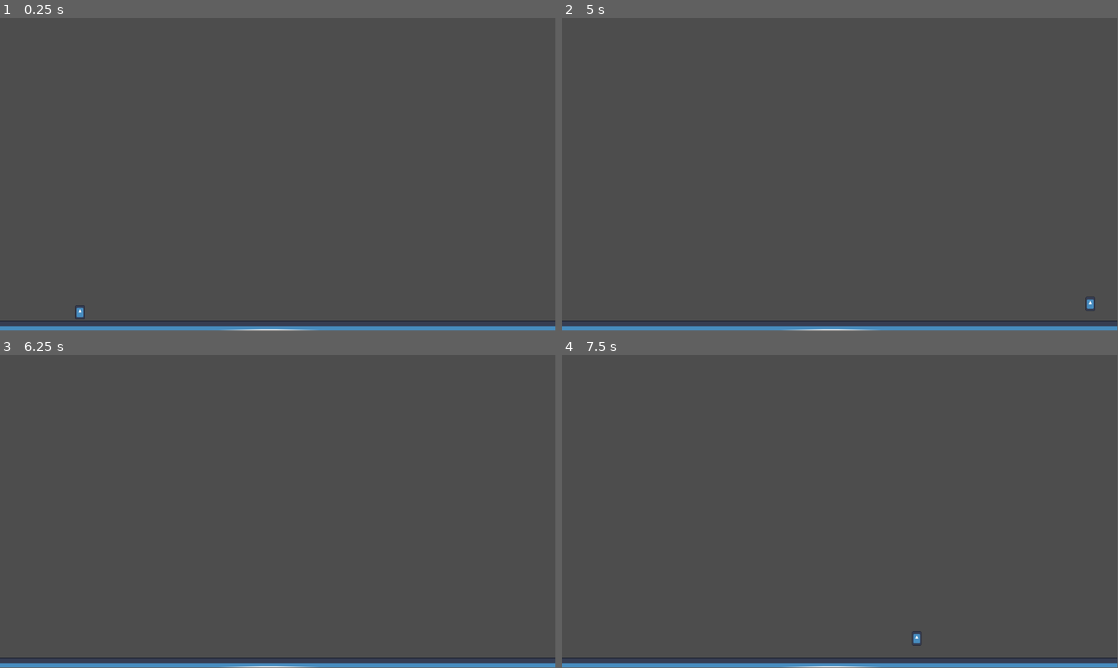
Above: before the commit, frames 1-4 (two rows, left to right).
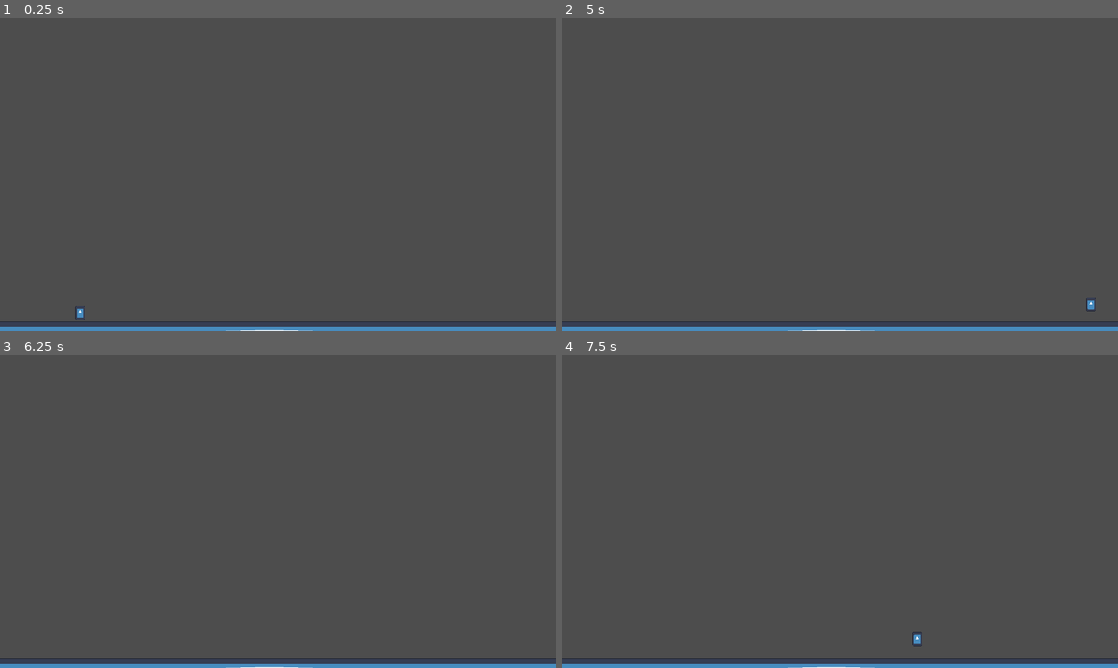
Above: after the commit, the same moments.

Repository: tyomhak/RedEyeSamurai-gd
Game: Godot game, scene res://scenes/levels/test_level.tscn
The game is run twice, just before and just after one commit, with the same random seed, the same clock (stepped at 60 frames per second) and the same inputs. The engine's default icon, where the game draws it, is replaced by a stand-in: a white triangle on a blue panel in a dark square.
Inputs:
- Up to frame 1 (0.25 s): no input
- Up to frame 2 (5 s): hold D (right) 0.53-2.03 s; tap Space (jump) at 0.77, 1.52, 3.02, 3.77, 4.25, 4.52 s; hold A (left) 2.03-2.78 s; tap Enter at 2.75 s; hold D (right) 2.78-4.28 s; hold A (left) from 4.28 s (still down)
- Up to frame 3 (6.25 s): tap Enter at 5 s; release A (left) at 5.03 s; hold D (right) 5.03-5.78 s; tap Space (jump) at 5.75, 6.02 s; hold A (left) from 5.78 s (still down)
- Up to frame 4 (7.5 s): tap Enter at 6.5 s; tap Space (jump) at 6.77 s; release A (left) at 7.28 s; hold D (right) from 7.28 s (still down)
In our replay, the window is 799x449 before the commit and 800x450 after it. These sizes can differ from the game's own. Grey fills any space a smaller window leaves; there, only what the larger window draws over its background counts as a difference.

The runs differ from the first frame. In frame 1, 0.7% of the frame differs, in the area x 0-100%, y 0-100%; in frame 2, 0.7%; in frame 3, 0.7%; in frame 4, 0.7%.

Commit message:
Update player. Add enemy (empty). update test level

Diff:
--- a/project.godot
+++ b/project.godot
@@ -14,6 +14,10 @@
 run/main_scene="res://scenes/levels/test_level.tscn"
 config/features=PackedStringArray("4.2", "Forward Plus")
 config/icon="res://icon.svg"
+
+[display]
+
+window/stretch/mode="canvas_items"
 
 [input]
 
@@ -38,6 +42,16 @@
 ]
 }
 
+[layer_names]
+
+2d_physics/layer_1="Default"
+2d_physics/layer_2="Player"
+2d_physics/layer_3="Enemy"
+
 [physics]
 
 2d/default_gravity_vector=Vector2(0, -1)
+
+[rendering]
+
+textures/canvas_textures/default_texture_filter=0
--- /dev/null
+++ b/scenes/entities/basic_enemy.tscn
@@ -0,0 +1,18 @@
+[gd_scene load_steps=3 format=3 uid="uid://c52r1yv15qakh"]
+
+[ext_resource type="Texture2D" uid="uid://b5bgwx5qcq6c4" path="res://icon.svg" id="1_5lmqc"]
+
+[sub_resource type="CapsuleShape2D" id="CapsuleShape2D_wp2ha"]
+
+[node name="BasicEnemy" type="CharacterBody2D"]
+collision_layer = 4
+
+[node name="CollisionShape2D" type="CollisionShape2D" parent="."]
+shape = SubResource("CapsuleShape2D_wp2ha")
+
+[node name="AttackRaycast" type="RayCast2D" parent="."]
+target_position = Vector2(50, 0)
+
+[node name="Sprite2D" type="Sprite2D" parent="."]
+scale = Vector2(0.225, 0.275)
+texture = ExtResource("1_5lmqc")
--- a/scenes/entities/player.tscn
+++ b/scenes/entities/player.tscn
@@ -6,6 +6,8 @@
 [sub_resource type="CapsuleShape2D" id="CapsuleShape2D_ocrxd"]
 
 [node name="Player" type="CharacterBody2D"]
+collision_layer = 2
+collision_mask = 3
 script = ExtResource("1_prw26")
 hor_vel = 600.0
 jump_vel = -400.0
@@ -16,3 +18,7 @@
 
 [node name="CollisionShape2D" type="CollisionShape2D" parent="."]
 shape = SubResource("CapsuleShape2D_ocrxd")
+
+[node name="RayCast2D" type="RayCast2D" parent="."]
+target_position = Vector2(50, 0)
+collision_mask = 4
--- a/scenes/levels/test_level.tscn
+++ b/scenes/levels/test_level.tscn
@@ -10,6 +10,7 @@
 [node name="ground" type="StaticBody2D" parent="."]
 position = Vector2(557, 646)
 scale = Vector2(10, 10)
+collision_mask = 7
 
 [node name="Sprite2D" type="Sprite2D" parent="ground"]
 scale = Vector2(3, 0.05)
Not shown, added: data/sprites/attack-1/attack-1_0000.png.import
Not shown, added: data/sprites/attack-1/attack-1_0001.png.import
Not shown, added: data/sprites/attack-1/attack-1_0002.png.import
Not shown, added: data/sprites/attack-2/attack-2_0000.png.import
Not shown, added: data/sprites/attack-2/attack-2_0001.png.import
Not shown, added: data/sprites/attack-2/attack-2_0002.png.import
Not shown, added: data/sprites/fall/fall_0000.png.import
Not shown, added: data/sprites/fall/fall_0001.png.import
Not shown, added: data/sprites/idle/idle_0000.png.import
Not shown, added: data/sprites/idle/idle_0001.png.import
Not shown, added: data/sprites/idle/idle_0002.png.import
Not shown, added: data/sprites/idle/idle_0003.png.import
(and 4 more such lines)
